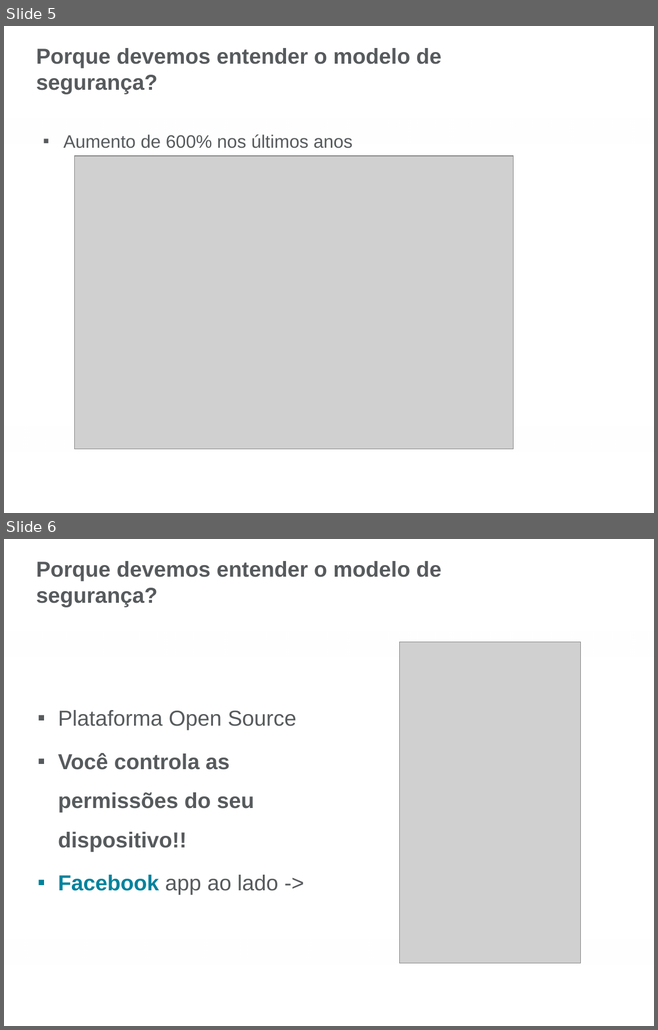
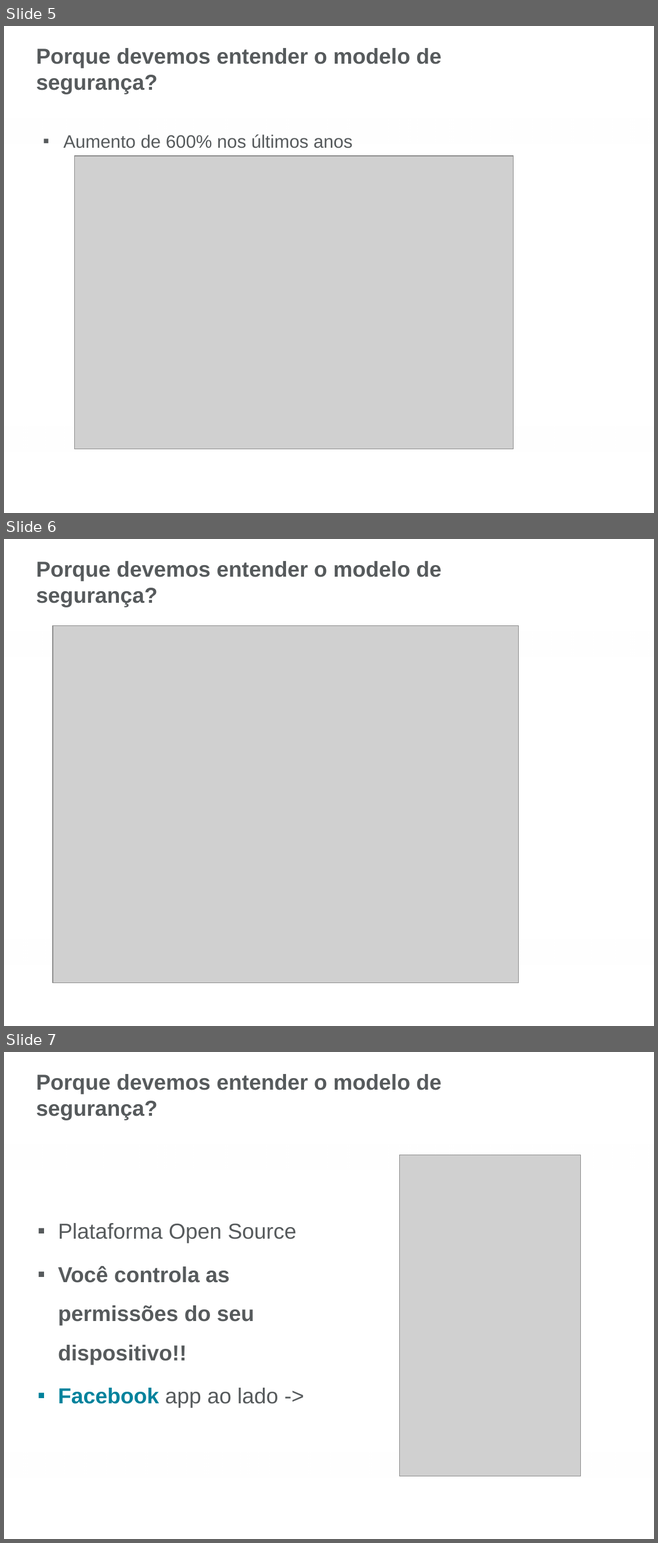
Before and after one commit to priscila225/SemanaDaComputacao, a slide deck: Inatel - Seguranca em dispositivos Android.pptx. Shown one above the other, each under a label of ours: slides 5 and 6 before the commit, slides 5, 6 and 7 after it. The pictures are 658x1030 and 658x1543 pixels, drawn with LibreOffice and Linux fonts; fonts in the diff are those of the drawing; grey boxes stand for pictures; background and template pictures are left out. Boxes give left, top, right and bottom in pixels: in the first picture for what was removed or moved away, otherwise in the second. Text is boxed around its words. In the diff, an @@ line names an element or a change of style, - is before the commit and + after.

Commit message:
Add + info

```diff
--- a/Inatel - Seguranca em dispositivos Android.pptx
+++ b/Inatel - Seguranca em dispositivos Android.pptx
@@ slide 6 added at bbox=[4, 539, 654, 1026], background picture (left out); not listed: 2 template elements that a slide beside it also shows @@
@@ title added at bbox=[36, 561, 441, 607], 24 pt, text #565A5C, bold @@
+Porque devemos entender o modelo de segurança?
@@ picture added at bbox=[53, 625, 518, 983] @@
@@ what was slide 6 is now slide 7 @@
```
